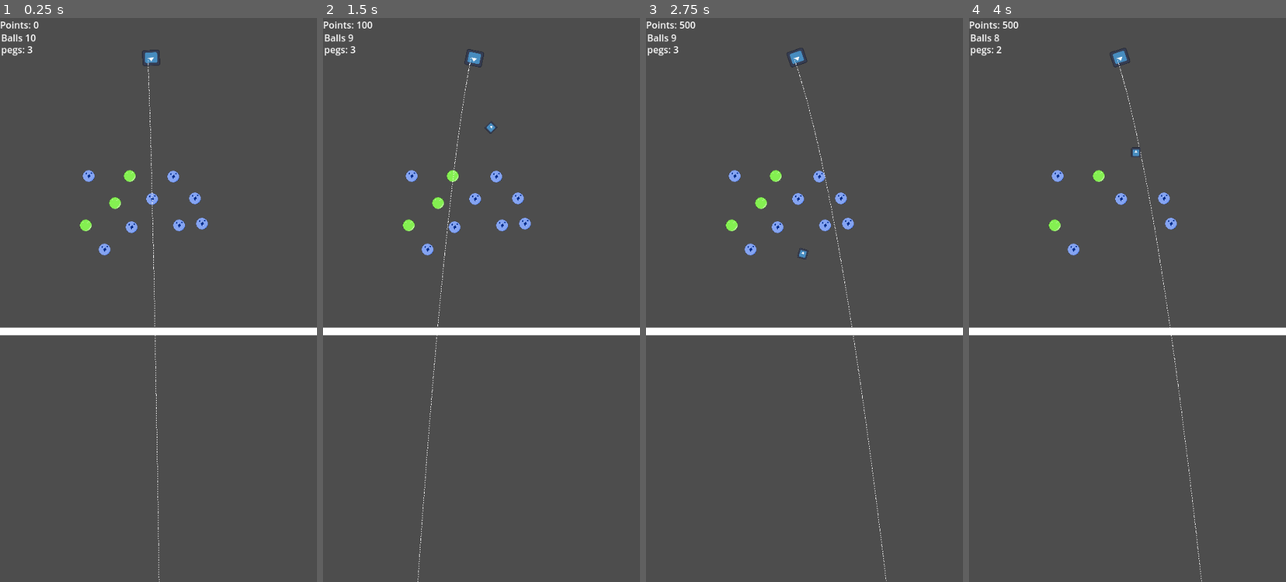
Above: before the commit, frames 1-4 (left to right).
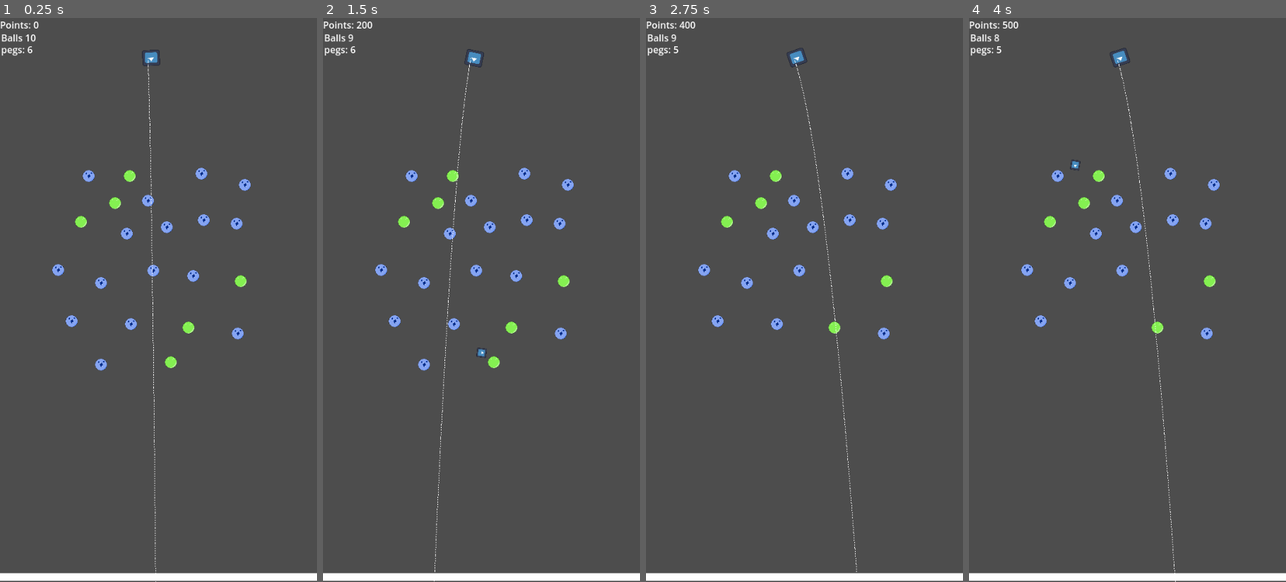
Above: after the commit, the same moments.

Repository: teachermanjeff/physics2025
Game: Godot game, scene res://playtest.tscn
Two runs of this game, one before a commit and one after it. Both use one fixed random seed, a clock stepped at 60 frames per second and the inputs below. The project has no main scene, so this scene is started directly. The engine's default icon, where the game draws it, is replaced by a stand-in: a white triangle on a blue panel in a dark square.
Inputs (mouse positions are in pixels of both pictures, inside the frame that each line leads up to):
- Up to frame 1 (0.25 s): no input
- Up to frame 2 (1.5 s): tap Enter at 0.5 s; move the mouse to (551, 271) at 0.52 s; click (551, 271) at 0.6 s; move the mouse to (418, 328) at 1.27 s; click (418, 328) at 1.35 s
- Up to frame 3 (2.75 s): move the mouse to (836, 175) at 2.02 s; click (836, 175) at 2.1 s
- Up to frame 4 (4 s): move the mouse to (1111, 412) at 2.77 s; click (1111, 412) at 2.85 s; move the mouse to (1222, 384) at 3.52 s; click (1222, 384) at 3.6 s

The runs differ from the first frame. In frame 1, 4.8% of the frame differs, in the area x 0-100%, y 5-100%; in frame 2, 4.9%, in the area x 0-100%, y 0-100%; in frame 3, 4.7%; in frame 4, 4.6%.

Commit message:
the trajectory thing is more accurate, added a block scene for level design

Diff:
--- a/bouncegame/ball.gd
+++ b/bouncegame/ball.gd
@@ -1,13 +1,9 @@
 extends RigidBody2D
-var vert = 0
-var horz = 0
-var deltax = 0
-var deltay = 0
-var angle = 0
 func _ready() -> void:
-	deltax = position.x - get_global_mouse_position().x
-	deltay = position.y - get_global_mouse_position().y
-	angle  = atan2(deltay,deltax)
-	vert = -(cos(angle)*15)
-	horz = -(sin(angle)*15)
-	apply_central_impulse(Vector2(vert,horz) * 20)
+	launch()
+func launch():
+	var velocity : Vector2 =  300 * _get_forward()
+	apply_central_impulse(velocity)
+func _get_forward() -> Vector2:
+	var test = global_position.direction_to(get_global_mouse_position())
+	return test
--- /dev/null
+++ b/bouncegame/normal_block.gd
@@ -0,0 +1,9 @@
+extends Node2D
+func _on_area_2d_body_entered(body):
+	if body.is_in_group("balls"):
+		emit_signal("addpoint")
+		$Timer.start()
+
+
+func _on_timer_timeout():
+	queue_free()
--- /dev/null
+++ b/bouncegame/normal_block.tscn
@@ -0,0 +1,28 @@
+[gd_scene load_steps=5 format=3 uid="uid://by6uws6ldevka"]
+
+[ext_resource type="Script" uid="uid://dw1ccut80pc77" path="res://normal_block.gd" id="1_3if1u"]
+[ext_resource type="Texture2D" uid="uid://k2oyqqvuo3lg" path="res://icon.svg" id="2_diw58"]
+
+[sub_resource type="RectangleShape2D" id="RectangleShape2D_rsild"]
+
+[sub_resource type="RectangleShape2D" id="RectangleShape2D_qhy1d"]
+
+[node name="normal_block" type="Node2D"]
+scale = Vector2(3, 1)
+script = ExtResource("1_3if1u")
+metadata/_edit_group_ = true
+
+[node name="Sprite2D" type="Sprite2D" parent="."]
+position = Vector2(1.90735e-06, -0.5)
+scale = Vector2(0.171875, 0.164062)
+texture = ExtResource("2_diw58")
+
+[node name="Area2D" type="Area2D" parent="."]
+
+[node name="CollisionShape2D" type="CollisionShape2D" parent="Area2D"]
+shape = SubResource("RectangleShape2D_rsild")
+
+[node name="StaticBody2D" type="StaticBody2D" parent="."]
+
+[node name="CollisionShape2D" type="CollisionShape2D" parent="StaticBody2D"]
+shape = SubResource("RectangleShape2D_qhy1d")
--- a/bouncegame/playtest.tscn
+++ b/bouncegame/playtest.tscn
@@ -25,22 +25,22 @@
 position = Vector2(17, 412)
 
 [node name="normal_peg" parent="." instance=ExtResource("1_qjlvb")]
-position = Vector2(-75, 326)
+position = Vector2(-131, 448)
 
 [node name="normal_peg2" parent="." instance=ExtResource("1_qjlvb")]
-position = Vector2(-107, 285)
+position = Vector2(-115, 279)
 
 [node name="normal_peg3" parent="." instance=ExtResource("1_qjlvb")]
-position = Vector2(-29, 288)
+position = Vector2(-37, 299)
 
 [node name="normal_peg4" parent="." instance=ExtResource("1_qjlvb")]
-position = Vector2(52, 285)
+position = Vector2(31, 288)
 
 [node name="normal_peg5" parent="." instance=ExtResource("1_qjlvb")]
-position = Vector2(79, 239)
+position = Vector2(90, 197)
 
 [node name="normal_peg6" parent="." instance=ExtResource("1_qjlvb")]
-position = Vector2(6, 240)
+position = Vector2(-1, 243)
 
 [node name="normal_peg7" parent="." instance=ExtResource("1_qjlvb")]
 position = Vector2(-57, 247)
@@ -52,10 +52,43 @@
 position = Vector2(-32, 201)
 
 [node name="normal_peg10" parent="." instance=ExtResource("1_qjlvb")]
-position = Vector2(42, 202)
+position = Vector2(152, 469)
 
 [node name="normal_peg11" parent="." instance=ExtResource("1_qjlvb")]
-position = Vector2(91, 282)
+position = Vector2(94, 276)
+
+[node name="normal_peg12" parent="." instance=ExtResource("1_qjlvb")]
+position = Vector2(-30, 453)
+
+[node name="normal_peg13" parent="." instance=ExtResource("1_qjlvb")]
+position = Vector2(-154, 361)
+
+[node name="normal_peg14" parent="." instance=ExtResource("1_qjlvb")]
+position = Vector2(-81, 383)
+
+[node name="normal_peg15" parent="." instance=ExtResource("1_qjlvb")]
+position = Vector2(157, 380)
+
+[node name="normal_peg16" parent="." instance=ExtResource("1_qjlvb")]
+position = Vector2(150, 282)
+
+[node name="normal_peg17" parent="." instance=ExtResource("1_qjlvb")]
+position = Vector2(8, 362)
+
+[node name="normal_peg18" parent="." instance=ExtResource("1_qjlvb")]
+position = Vector2(-81, 522)
+
+[node name="normal_peg19" parent="." instance=ExtResource("1_qjlvb")]
+position = Vector2(38, 518)
+
+[node name="normal_peg20" parent="." instance=ExtResource("1_qjlvb")]
+position = Vector2(68, 459)
+
+[node name="normal_peg21" parent="." instance=ExtResource("1_qjlvb")]
+position = Vector2(76, 371)
+
+[node name="normal_peg22" parent="." instance=ExtResource("1_qjlvb")]
+position = Vector2(164, 216)
 
 [node name="StaticBody2D2" type="StaticBody2D" parent="."]
 
@@ -70,7 +103,7 @@
 shape = SubResource("RectangleShape2D_e2qus")
 
 [node name="bottom" parent="." instance=ExtResource("4_l4ynd")]
-position = Vector2(-400, 464)
+position = Vector2(-391, 882)
 
 [node name="rotator" type="Node2D" parent="."]
 script = ExtResource("5_jbd3l")
@@ -85,3 +118,13 @@
 [connection signal="addpoint" from="normal_peg8" to="cannon/HUD" method="_on_normal_peg_addpoint"]
 [connection signal="addpoint" from="normal_peg9" to="cannon/HUD" method="_on_normal_peg_addpoint"]
 [connection signal="addpoint" from="normal_peg10" to="cannon/HUD" method="_on_normal_peg_addpoint"]
+[connection signal="addpoint" from="normal_peg12" to="cannon/HUD" method="_on_normal_peg_addpoint"]
+[connection signal="addpoint" from="normal_peg13" to="cannon/HUD" method="_on_normal_peg_addpoint"]
+[connection signal="addpoint" from="normal_peg14" to="cannon/HUD" method="_on_normal_peg_addpoint"]
+[connection signal="addpoint" from="normal_peg15" to="cannon/HUD" method="_on_normal_peg_addpoint"]
+[connection signal="addpoint" from="normal_peg16" to="cannon/HUD" method="_on_normal_peg_addpoint"]
+[connection signal="addpoint" from="normal_peg17" to="cannon/HUD" method="_on_normal_peg_addpoint"]
+[connection signal="addpoint" from="normal_peg18" to="cannon/HUD" method="_on_normal_peg_addpoint"]
+[connection signal="addpoint" from="normal_peg19" to="cannon/HUD" method="_on_normal_peg_addpoint"]
+[connection signal="addpoint" from="normal_peg20" to="cannon/HUD" method="_on_normal_peg_addpoint"]
+[connection signal="addpoint" from="normal_peg21" to="cannon/HUD" method="_on_normal_peg_addpoint"]
--- a/bouncegame/rotator.gd
+++ b/bouncegame/rotator.gd
@@ -5,7 +5,7 @@
 	var test = global_position.direction_to(get_global_mouse_position())
 	return test
 func _update_traj() -> void:
-	var velocity : Vector2 =  500 * _get_forward()
+	var velocity : Vector2 =  300 * _get_forward()
 	var line_start = global_position
 	var line_end: Vector2
 	var gravity: float = (ProjectSettings.get_setting("physics/2d/default_gravity"))
Not shown, added: bouncegame/normal_block.gd.uid
Not shown: 1 places in bouncegame/playtest.tscn that only renumber resources
